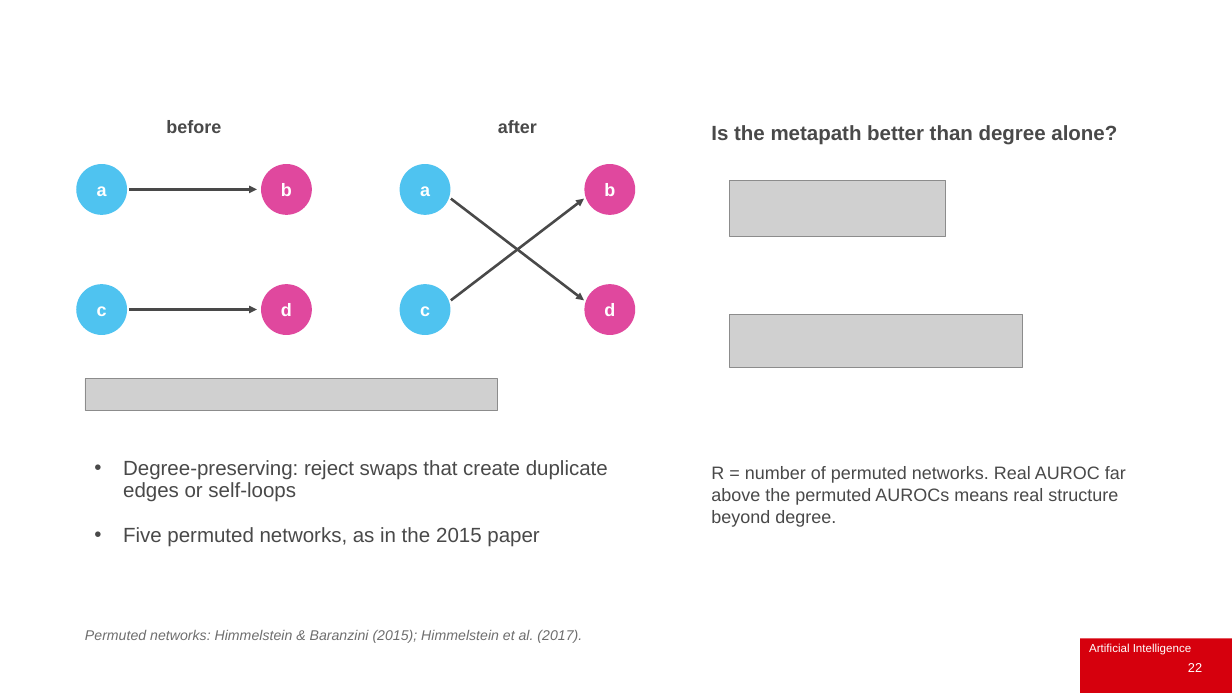
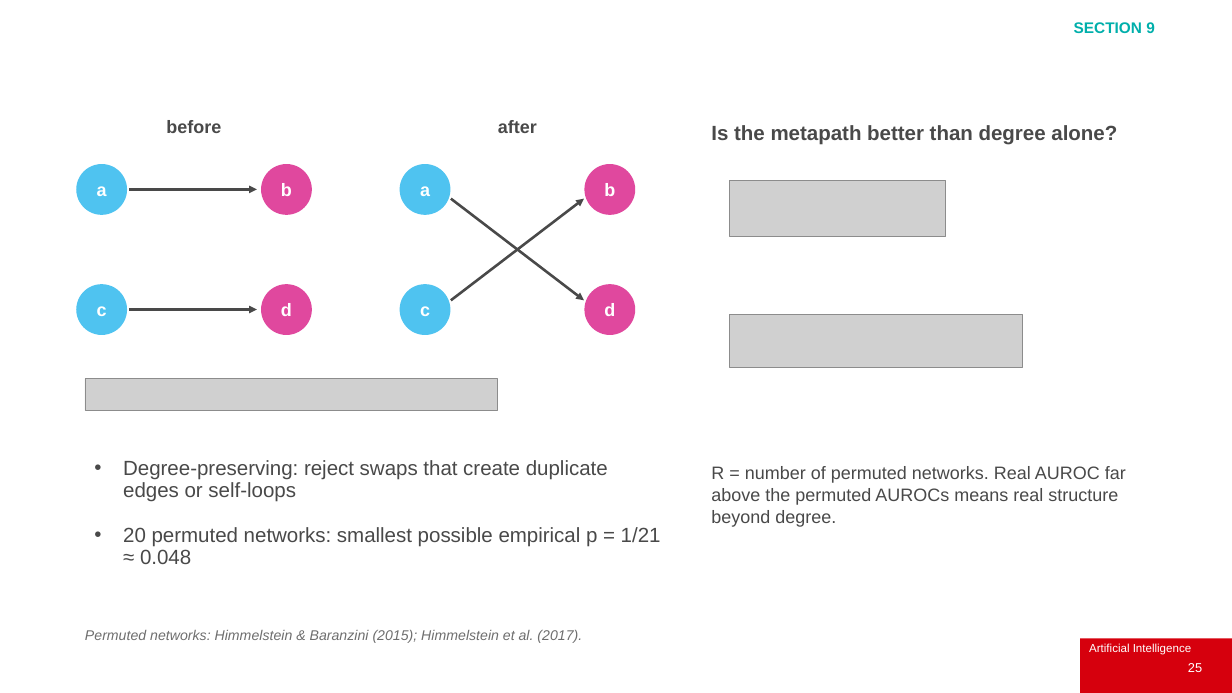
Before and after one commit to IainStyles/Knowledge-Engineering-2026, a slide deck: slide 25 of Slides/ECS8052 Week 8 2026-11-16 Part 1.pptx (slide 22 before the commit). Drawn at 1232x693 pixels with LibreOffice and Linux fonts; fonts in the diff are those of the drawing; grey boxes stand for pictures; background and template pictures are left out. Boxes give left, top, right and bottom in pixels: in the first picture for what was removed or moved away, otherwise in the second. Text is boxed around its words. In the diff, an @@ line names an element or a change of style, - is before the commit and + after.

```diff
--- a/Slides/ECS8052 Week 8 2026-11-16 Part 1.pptx
+++ b/Slides/ECS8052 Week 8 2026-11-16 Part 1.pptx
@@ text added at (x1=1074, y1=22, x2=1155, y2=33), 12 pt, text #00AFAB, bold @@
+SECTION 9
@@ text at (x1=123, y1=527, x2=661, y2=564): text changed @@
-• Five permuted networks, as in the 2015 paper
+• 20 permuted networks: smallest possible empirical p = 1/21 ≈ 0.048
@@ page number at (x1=1188, y1=663, x2=1202, y2=672): text changed @@
-22
+25
```
Also in this commit, not shown: 20 other slides changed, 14 slides added, 6 slides removed, 17 other files.
